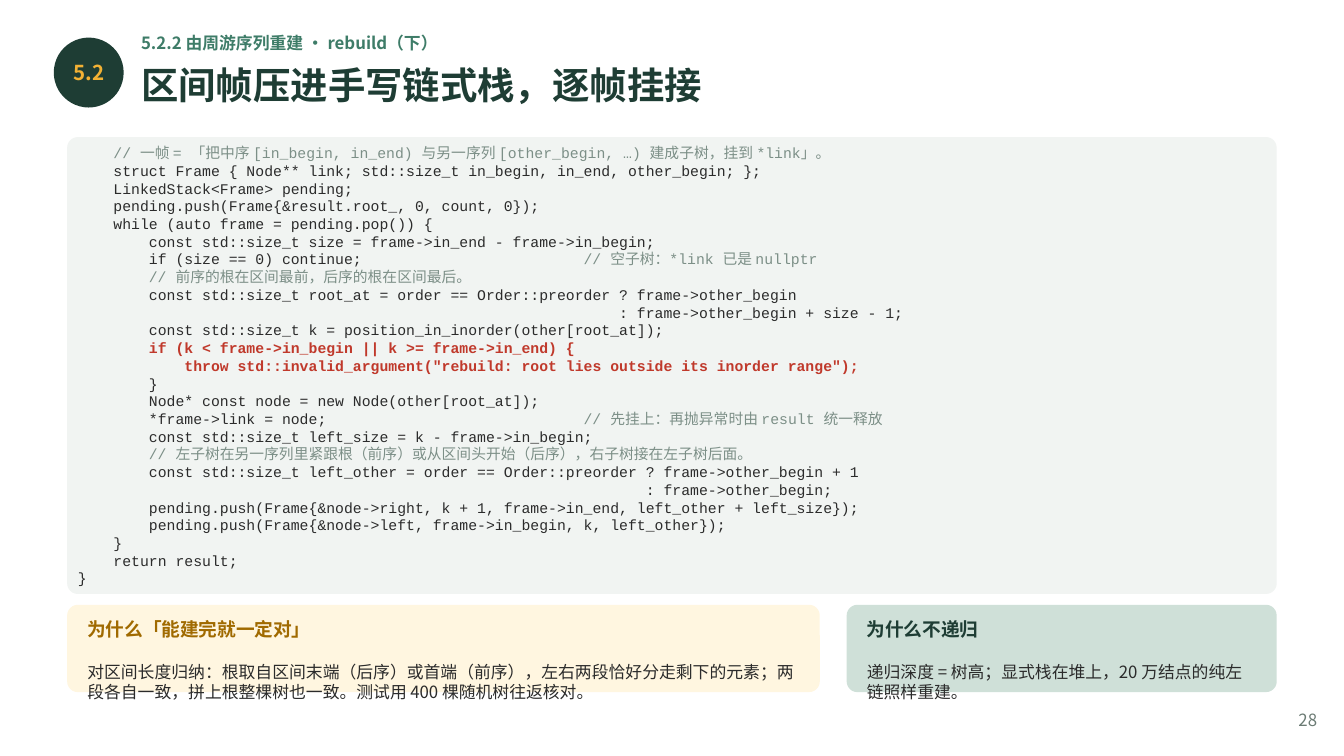
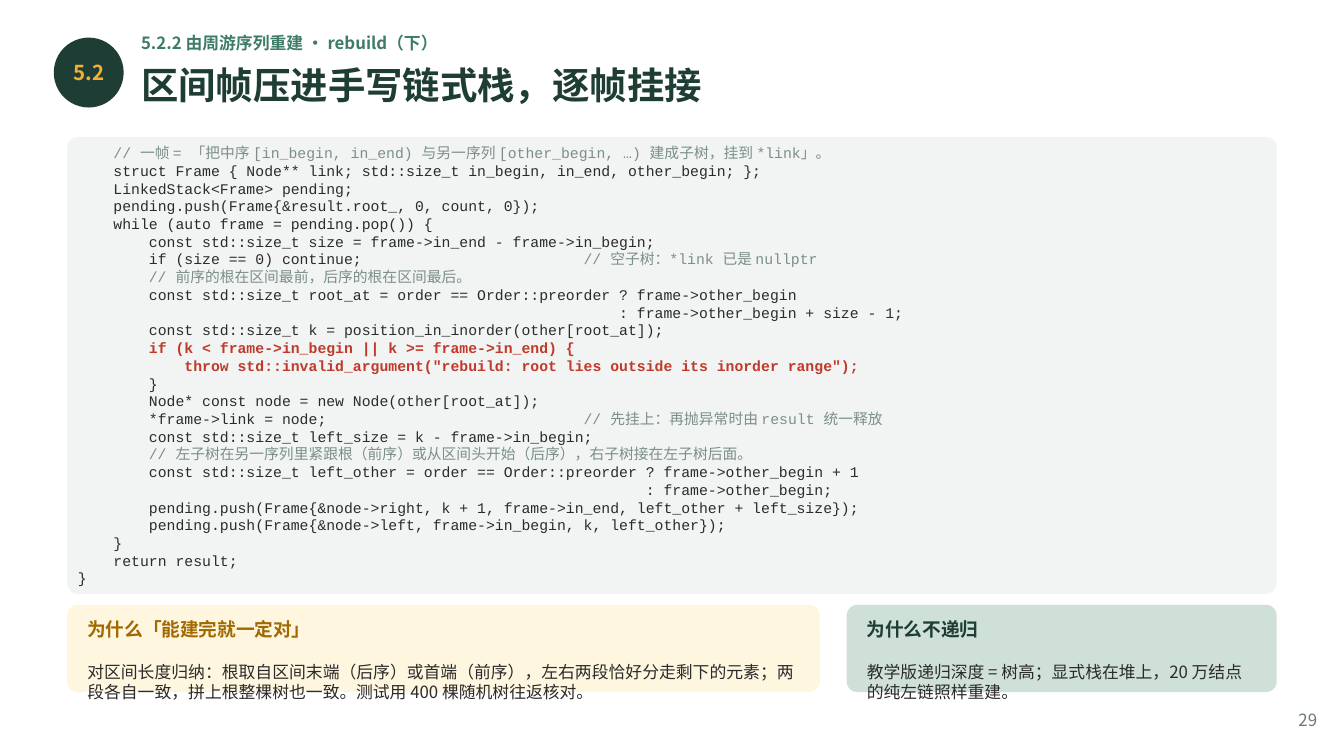
Before and after one commit to GMyhf/2026fall-cs201, a slide deck: slide 29 of courseware/202609_DSA_05_Binary_Tree.pptx (slide 28 before the commit). Drawn at 1344x756 pixels with LibreOffice and Linux fonts; fonts in the diff are those of the drawing. Boxes give left, top, right and bottom in pixels: in the first picture for what was removed or moved away, otherwise in the second. Text is boxed around its words. In the diff, an @@ line names an element or a change of style, - is before the commit and + after.

```diff
--- a/courseware/202609_DSA_05_Binary_Tree.pptx
+++ b/courseware/202609_DSA_05_Binary_Tree.pptx
@@ text at (867,664,1242,703): text changed @@
-递归深度 = 树高；显式栈在堆上，20 万结点的纯左链照样重建。
+教学版递归深度 = 树高；显式栈在堆上，20 万结点的纯左链照样重建。
@@ text at (1298,713,1317,726): text changed @@
-28
+29
```
Also in this commit, not shown: 41 other slides changed, 1 slide added, 1 other file.
